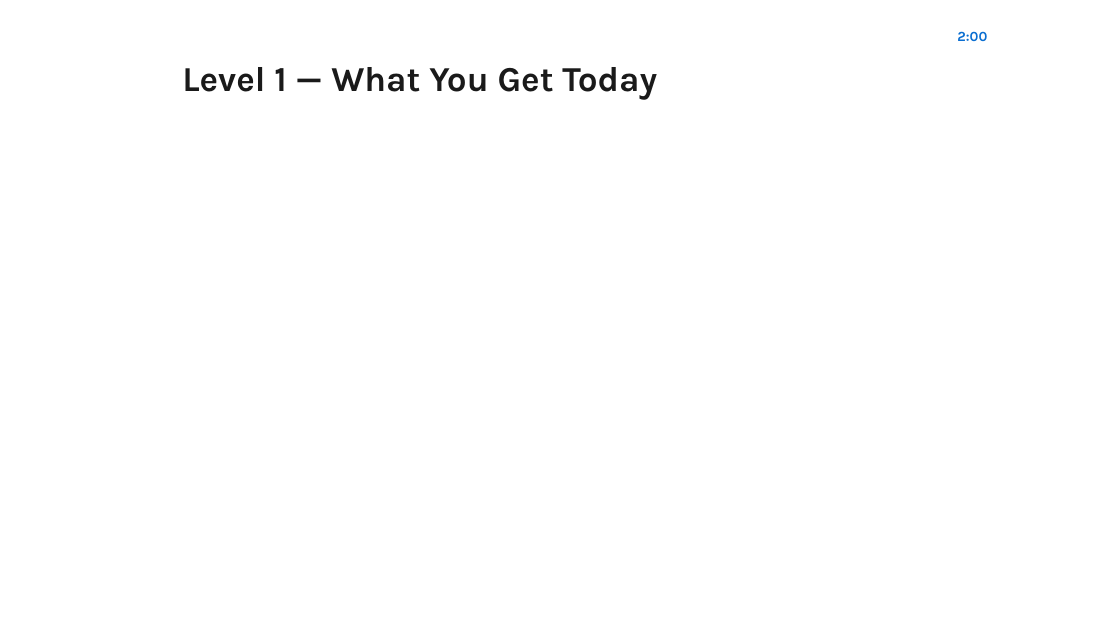
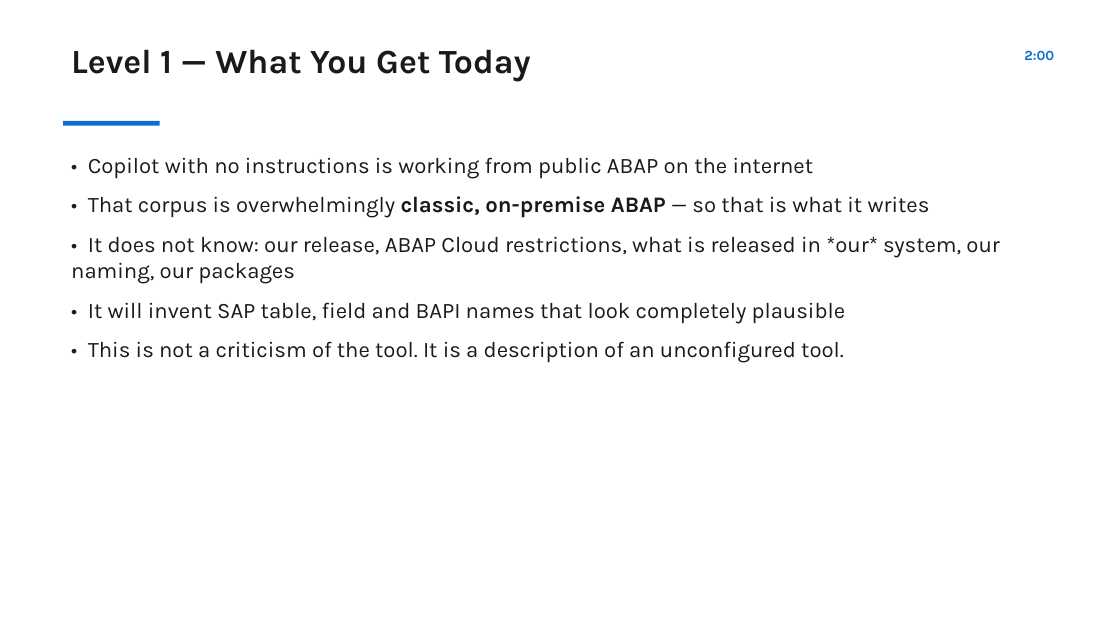
Before and after one commit to RJTechRamjee/sap-technical-assets, a slide deck: slide 5 of docs/coe-sessions/decks/COE-S01_2026-09-11_ai-assisted-abap.pptx. Drawn at 1120x630 pixels with LibreOffice and Linux fonts; fonts in the diff are those of the drawing. Boxes give left, top, right and bottom in pixels: in the first picture for what was removed or moved away, otherwise in the second. Text is boxed around its words. In the diff, an @@ line names an element or a change of style, - is before the commit and + after.

```diff
--- a/docs/coe-sessions/decks/COE-S01_2026-09-11_ai-assisted-abap.pptx
+++ b/docs/coe-sessions/decks/COE-S01_2026-09-11_ai-assisted-abap.pptx
@@ text "Level 1 — What You ...": place and size @@
-text "Level 1 — What You ..." at bbox=[182, 67, 657, 100]
+text "Level 1 — What You ..." at bbox=[71, 49, 531, 81]
@@ text "Level 1 — What You ..." at bbox=[71, 49, 531, 81]: size 30 to 29 pt; alignment centre to left; vertical alignment middle to top @@
@@ text "2:00": place and size @@
-text "2:00" at bbox=[957, 31, 987, 41]
+text "2:00" at bbox=[1024, 50, 1054, 60]
@@ text "2:00" at bbox=[1024, 50, 1054, 60]: alignment left to right @@
@@ rectangle added at bbox=[63, 121, 160, 126], fill #0A6ED1 @@
@@ text added at bbox=[71, 157, 999, 363], 19 pt, text #1A1A1A @@
+• Copilot with no instructions is working from public ABAP on the internet
+• That corpus is overwhelmingly classic, on-premise ABAP — so that is what it writes
+• It does not know: our release, ABAP Cloud restrictions, what is released in *our* system, our naming, our packages
+• It will invent SAP table, field and BAPI names that look completely plausible
+• This is not a criticism of the tool. It is a description of an unconfigured tool.
```
Also in this commit, not shown: 14 other slides changed.
